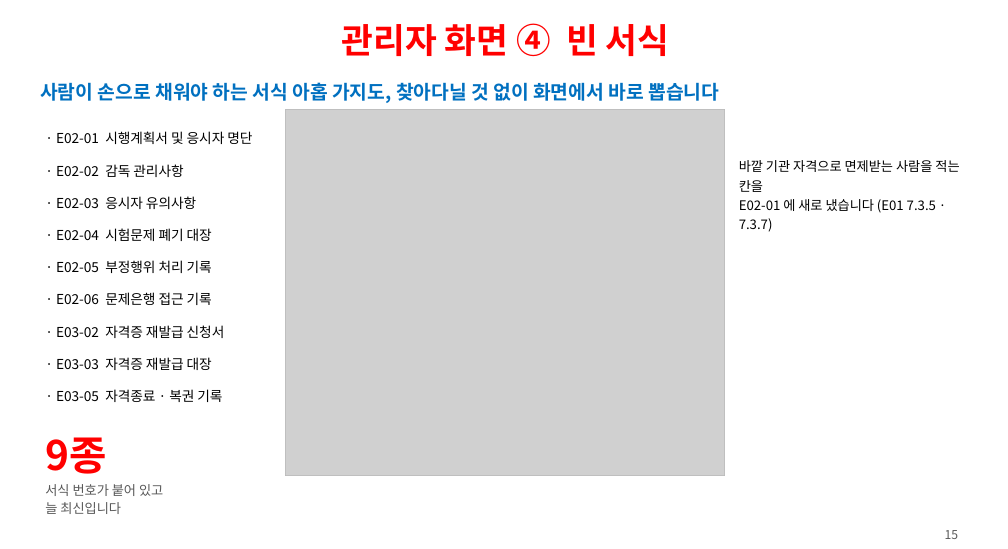
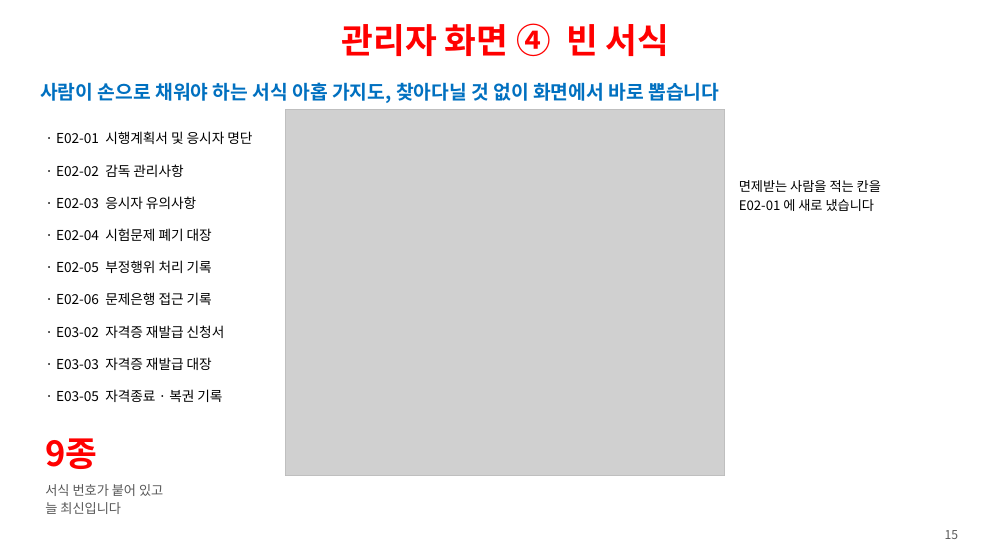
Before and after one commit to ys1277-sys/HIENDT-CBT, a slide deck: slide 15 of docs/발표자료-CBT-2026-08.pptx. Drawn at 1008x549 pixels with LibreOffice and Linux fonts; fonts in the diff are those of the drawing; grey boxes stand for pictures. Boxes give left, top, right and bottom in pixels: in the first picture for what was removed or moved away, otherwise in the second. Text is boxed around its words. In the diff, an @@ line names an element or a change of style, - is before the commit and + after.

```diff
--- a/docs/발표자료-CBT-2026-08.pptx
+++ b/docs/발표자료-CBT-2026-08.pptx
@@ text at [739,180,881,211]: text changed @@
-바깥 기관 자격으로 면제받는 사람을 적는 칸을
-E02-01 에 새로 냈습니다 (E01 7.3.5 · 7.3.7)
+면제받는 사람을 적는 칸을
+E02-01 에 새로 냈습니다
@@ text "9종" at [45,438,97,469]: size 40 to 34 pt @@
```
Also in this commit, not shown: 2 other slides changed, 1 other file.
